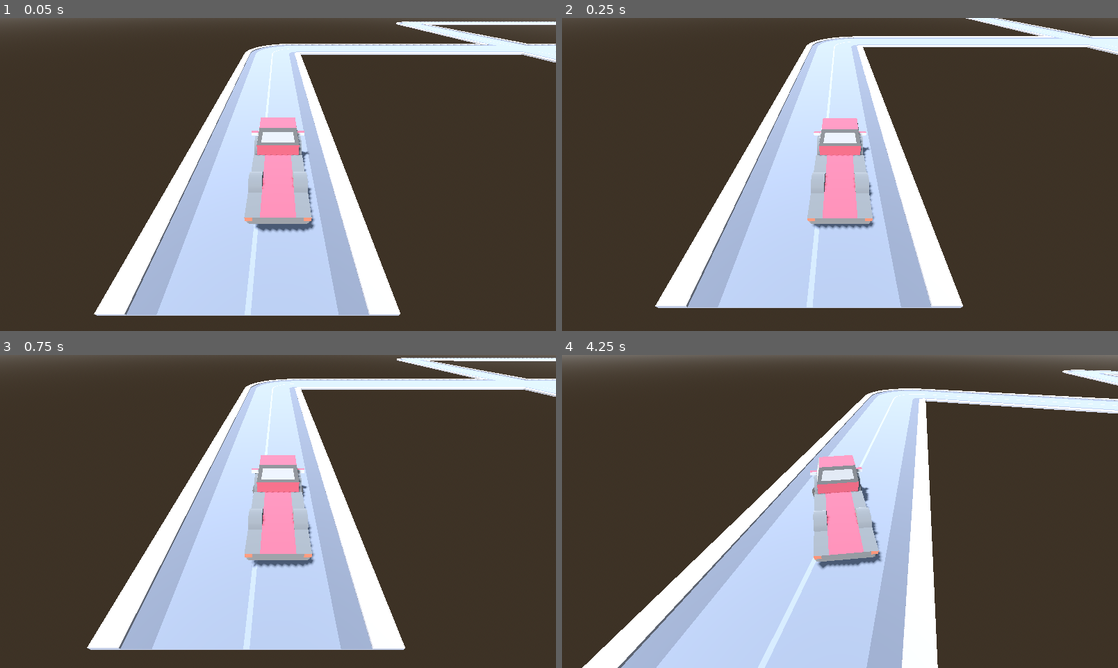
Above: before the commit, frames 1-4 (two rows, left to right).
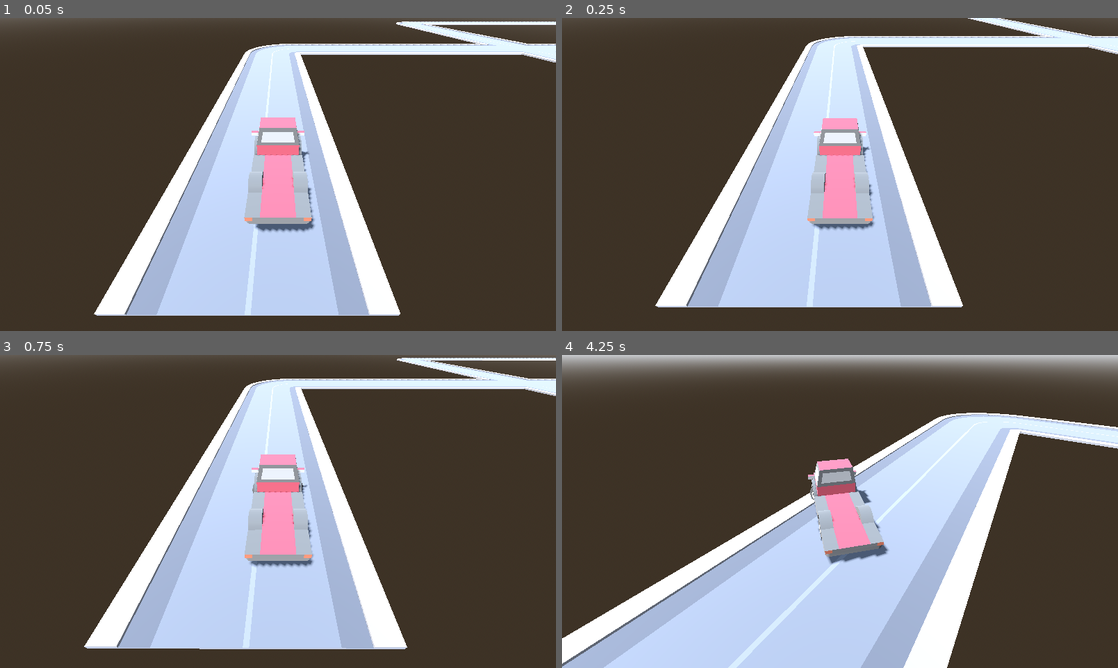
Above: after the commit, the same moments.

Repository: stesim/ld53-delivery
Game: Godot game, scene res://game_world.tscn
Two runs of this game, one before a commit and one after it. Both use one fixed random seed, a clock stepped at 60 frames per second and the inputs below.
Inputs:
- Up to frame 1 (0.05 s): no input
- Up to frame 2 (0.25 s): no input
- Up to frame 3 (0.75 s): tap Enter (ui_accept) at 0.5 s; hold D (steer_right) from 0.53 s (still down)
- Up to frame 4 (4.25 s): tap Enter (ui_accept) at 0.77, 1.52, 3.02, 3.77 s; release D (steer_right) at 1.28 s; hold Space (brake) 1.28-2.03 s; hold D (steer_right) 2.03-2.78 s; hold W (accelerate) 2.78-3.53 s; hold A (steer_left) from 3.53 s (still down)

Frame 1 is identical in both runs. In frame 2, 1.0% of the frame differs, in the area x 16-100%, y 0-93%; in frame 3, 2.5%; in frame 4, 35%, in the area x 0-100%, y 0-100%.

Commit message:
tweaked vehicle parameters

Diff:
--- a/vehicles/vehicle.gd
+++ b/vehicles/vehicle.gd
@@ -1,7 +1,7 @@
 extends VehicleBody3D
 
 
-@export_range(0.0, 100.0) var max_engine_force := 50.0
+@export_range(0.0, 500.0, 0.01, "or_greater") var max_engine_force := 50.0
 @export_range(0.0, 100.0) var max_brake_force := 1.0
 @export_range(0.0, 90.0, 0.01, "radians") var max_steering_angle := 0.25 * PI
 
--- a/vehicles/vehicle.tscn
+++ b/vehicles/vehicle.tscn
@@ -11,9 +11,12 @@
 size = Vector3(0.9, 0.8, 0.55)
 
 [node name="vehicle" type="VehicleBody3D"]
+mass = 600.0
 center_of_mass_mode = 1
-center_of_mass = Vector3(0, 0.1, 0)
+center_of_mass = Vector3(0, 0.05, 0)
 script = ExtResource("1_x1xpc")
+max_engine_force = 2000.0
+max_steering_angle = 0.523599
 
 [node name="collision_shape" type="CollisionShape3D" parent="."]
 transform = Transform3D(1, 0, 0, 0, 1, 0, 0, 0, 1, 0, 0.15, 0)
@@ -32,9 +35,10 @@
 use_as_traction = true
 use_as_steering = true
 wheel_radius = 0.3
-wheel_rest_length = 0.2
 suspension_travel = 0.2
 suspension_stiffness = 50.0
+damping_compression = 1.5
+damping_relaxation = 1.5
 
 [node name="mesh" type="MeshInstance3D" parent="wheel_fl"]
 transform = Transform3D(-1, 0, 0, 0, 1, 0, 0, 0, 1, 0, 0, 0)
@@ -45,9 +49,10 @@
 use_as_traction = true
 use_as_steering = true
 wheel_radius = 0.3
-wheel_rest_length = 0.2
 suspension_travel = 0.2
 suspension_stiffness = 50.0
+damping_compression = 1.5
+damping_relaxation = 1.5
 
 [node name="mesh" type="MeshInstance3D" parent="wheel_fr"]
 mesh = ExtResource("2_1emut")
@@ -55,9 +60,10 @@
 [node name="wheel_rl" type="VehicleWheel3D" parent="."]
 transform = Transform3D(1, 0, 0, 0, 1, 0, 0, 0, 1, -0.4, 0.125, -0.61)
 wheel_radius = 0.3
-wheel_rest_length = 0.2
 suspension_travel = 0.2
 suspension_stiffness = 50.0
+damping_compression = 1.5
+damping_relaxation = 1.5
 
 [node name="mesh" type="MeshInstance3D" parent="wheel_rl"]
 transform = Transform3D(-1, 0, 0, 0, 1, 0, 0, 0, 1, 0, 0, 0)
@@ -66,9 +72,10 @@
 [node name="wheel_rr" type="VehicleWheel3D" parent="."]
 transform = Transform3D(1, 0, 0, 0, 1, 0, 0, 0, 1, 0.4, 0.125, -0.61)
 wheel_radius = 0.3
-wheel_rest_length = 0.2
 suspension_travel = 0.2
 suspension_stiffness = 50.0
+damping_compression = 1.5
+damping_relaxation = 1.5
 
 [node name="mesh" type="MeshInstance3D" parent="wheel_rr"]
 mesh = ExtResource("2_1emut")
